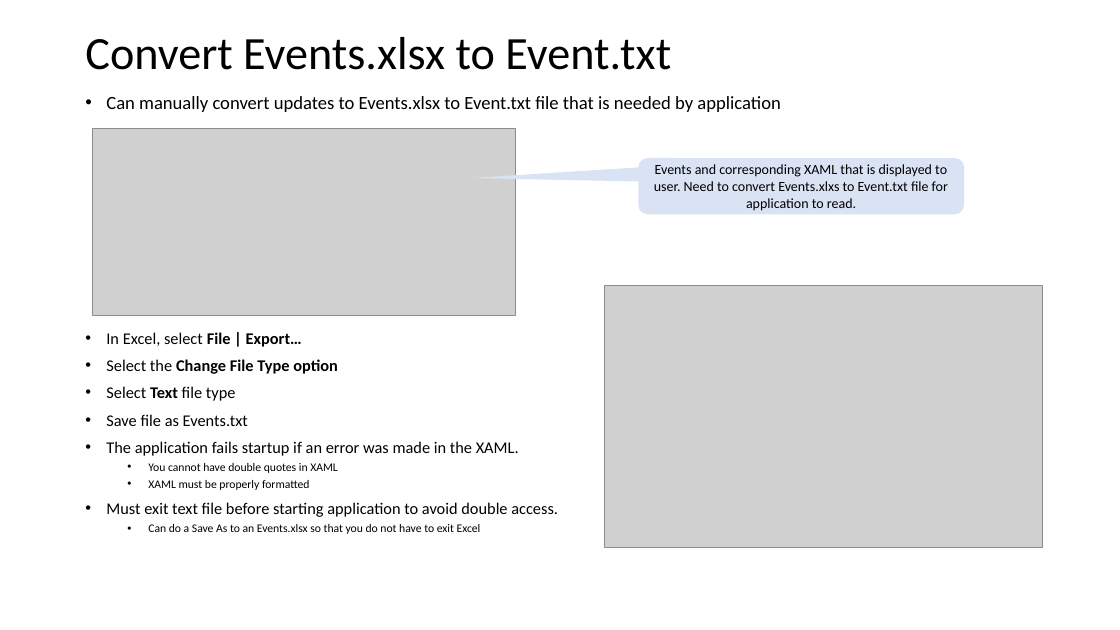
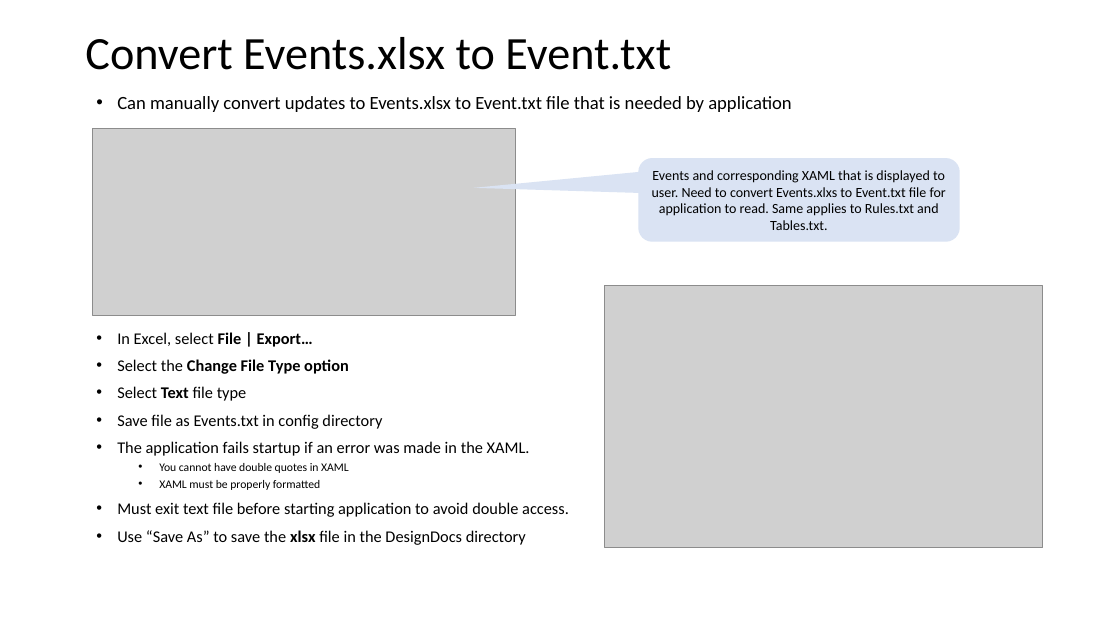
Before and after one commit to happysulla/BarbarianPrince, a slide deck: slide 16 of DesignDocs/Barbarian Prince Design.pptx. Drawn at 1120x630 pixels with LibreOffice and Linux fonts; fonts in the diff are those of the drawing; grey boxes stand for pictures. Boxes give left, top, right and bottom in pixels: in the first picture for what was removed or moved away, otherwise in the second. Text is boxed around its words. In the diff, an @@ line names an element or a change of style, - is before the commit and + after.

```diff
--- a/DesignDocs/Barbarian Prince Design.pptx
+++ b/DesignDocs/Barbarian Prince Design.pptx
@@ text "Can manually convert updates to ..." moved from (x1=106, y1=96, x2=780, y2=534) to (x1=117, y1=96, x2=791, y2=545) @@
@@ rounded speech box "Events and corresponding XAML that ..." resized from (x1=639, y1=158, x2=965, y2=214) to (x1=639, y1=158, x2=960, y2=242) @@
@@ text in rounded speech box at (x1=652, y1=170, x2=946, y2=230): text changed @@
-Events and corresponding XAML that is displayed to user. Need to convert Events.xlxs to Event.txt file for application to read.
+Events and corresponding XAML that is displayed to user. Need to convert Events.xlxs to Event.txt file for application to read. Same applies to Rules.txt and Tables.txt.
@@ text at (x1=117, y1=414, x2=382, y2=429): text changed @@
-• Save file as Events.txt
+• Save file as Events.txt in config directory
@@ text at (x1=117, y1=530, x2=526, y2=545): text changed; size 10 to 14 pt @@
-  • Can do a Save As to an Events.xlsx so that you do not have to exit Excel
+• Use “Save As” to save the xlsx file in the DesignDocs directory
```
Also in this commit, not shown: 10 other files.
